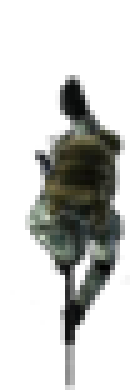
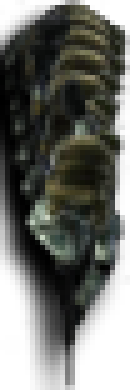
Before/after of a 130 x 390 layered artwork. What changed in the layer stack:
showed "7" over [0, 80, 130, 355]
showed "6" over [10, 40, 130, 320]
showed "5" over [10, 20, 130, 295]
showed "4" over [5, 10, 130, 275]
showed "3" over [0, 5, 130, 260]
showed "2" over [0, 0, 130, 235]
showed "1" over [0, 0, 130, 235]
showed "0" over [0, 0, 120, 240]
